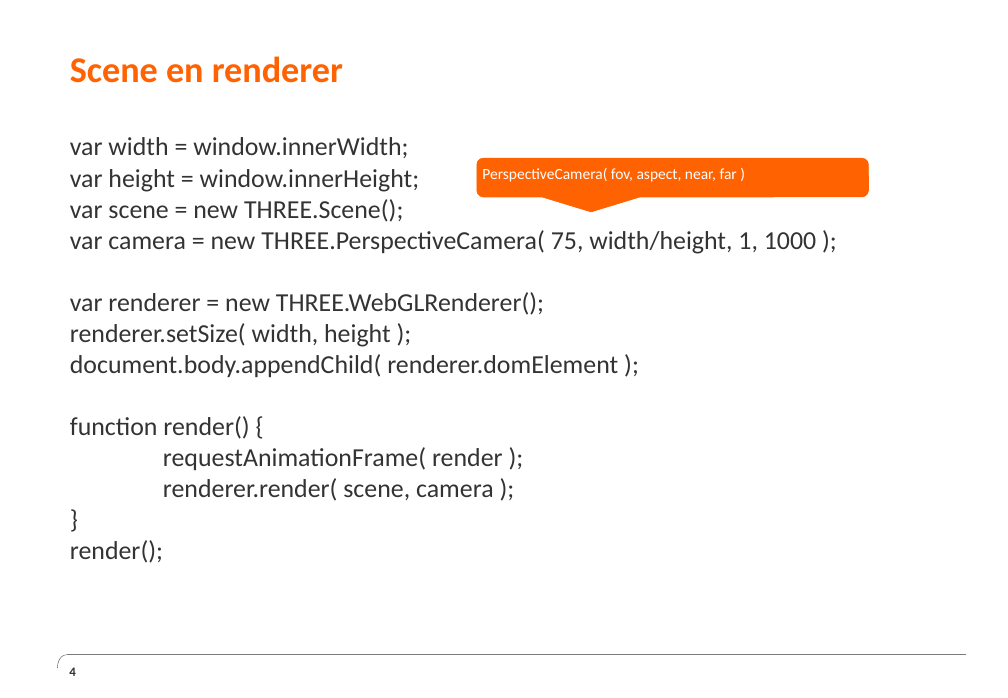
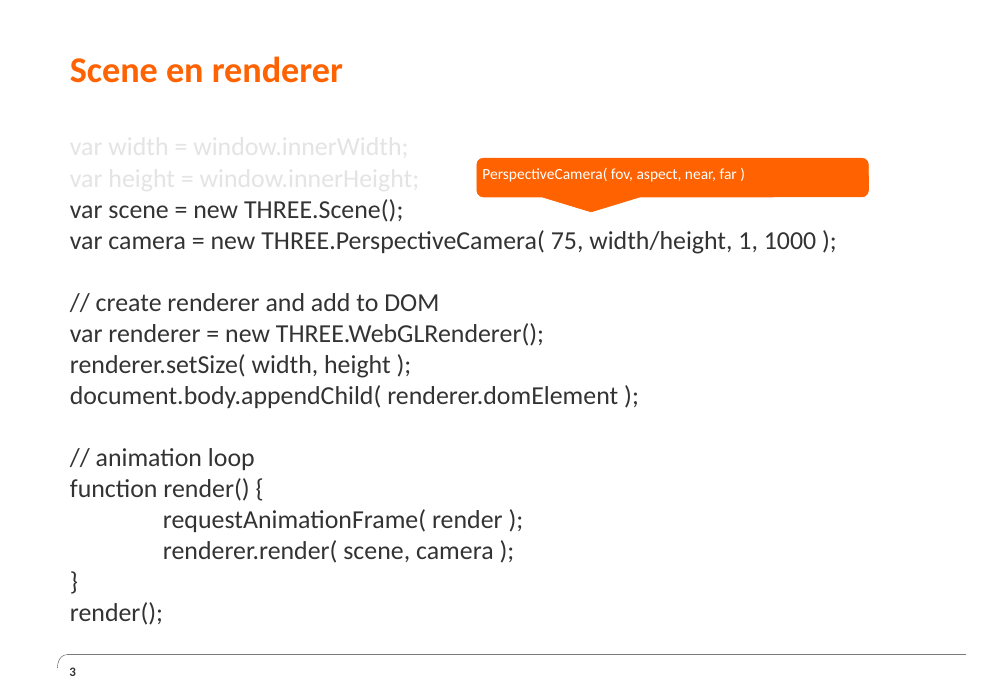
Before and after one commit to JesseBrand/WebGL, a slide deck: slide 3 of ppt/Presentatie Chaptermeeting WebGL 2.pptx (slide 4 before the commit). Drawn at 1008x698 pixels with LibreOffice and Linux fonts; fonts in the diff are those of the drawing; background and template pictures are left out. Boxes give left, top, right and bottom in pixels: in the first picture for what was removed or moved away, otherwise in the second. Text is boxed around its words. In the diff, an @@ line names an element or a change of style, - is before the commit and + after.

```diff
--- a/ppt/Presentatie Chaptermeeting WebGL 2.pptx
+++ b/ppt/Presentatie Chaptermeeting WebGL 2.pptx
@@ text "var width = window.innerWidth;" at (x1=70, y1=199, x2=816, y2=625): text colour #333333 to #E4E4E4 in "var width = window.innerWidth;", "var height = window.innerHeight;" @@
@@ text at (x1=96, y1=293, x2=439, y2=311): paragraph added @@
+// create renderer and add to DOM
@@ text at (x1=96, y1=448, x2=255, y2=470): paragraph added @@
+// animation loop
@@ page number at (x1=69, y1=667, x2=76, y2=676): text changed @@
-4
+3
```
Also in this commit, not shown: 1 other slide changed, 1 slide removed.
